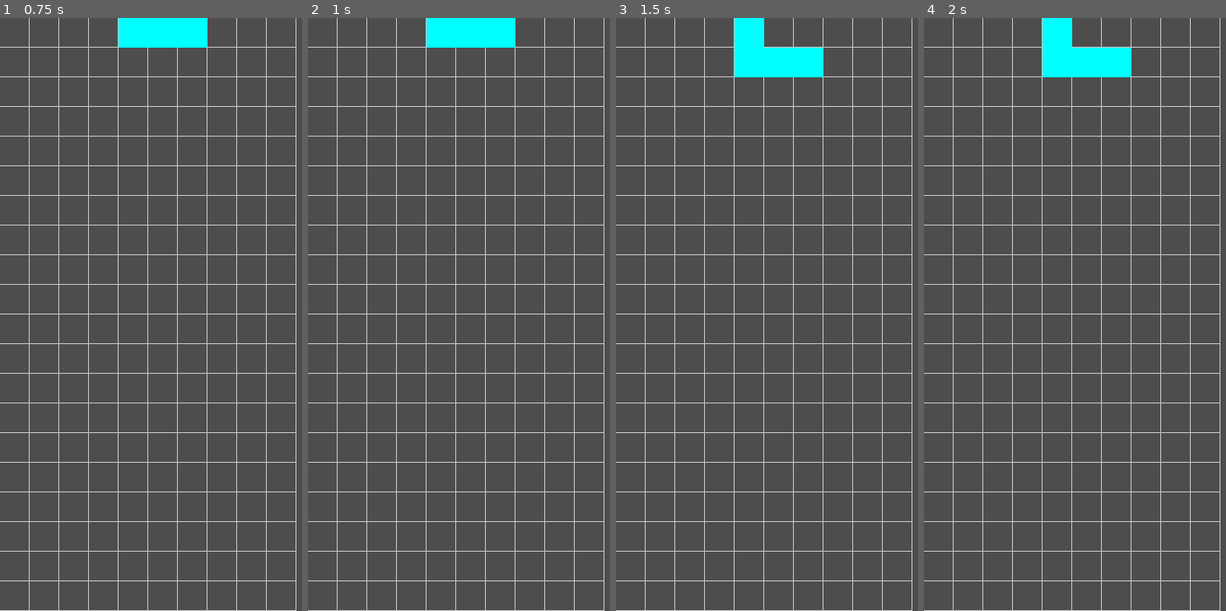
Above: before the commit, frames 1-4 (left to right).
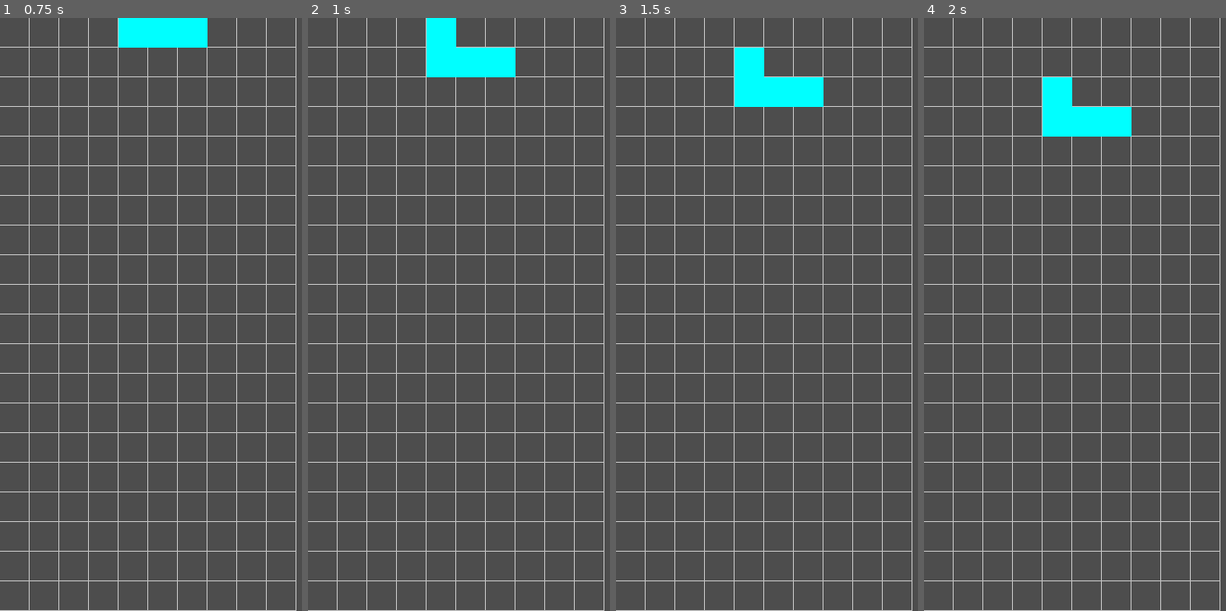
Above: after the commit, the same moments.

Repository: ChinZhengHong/Spectris
Game: Godot game, scene res://main.tscn
Two runs of this game, one before a commit and one after it. Both use one fixed random seed, a clock stepped at 60 frames per second and the inputs below.
Inputs:
- Up to frame 1 (0.75 s): tap Enter at 0.5 s; hold Right (ui_right) from 0.53 s (still down)
- Up to frame 2 (1 s): keep holding Right (ui_right)
- Up to frame 3 (1.5 s): tap Space at 1.25 s; release Right (ui_right) at 1.28 s; hold Down (ui_down) from 1.28 s (still down)
- Up to frame 4 (2 s): keep holding Down (ui_down)

Frame 1 is identical in both runs. In frame 2, 2.5% of the frame differs, in the area x 39-69%, y 0-10%; in frame 3, 2.9%; in frame 4, 3.9%, in the area x 39-69%, y 0-20%.

Commit message:
add timer, block move down every 1 second

Diff:
--- a/current_piece.gd
+++ b/current_piece.gd
@@ -36,3 +36,8 @@
 	elif event.is_action_pressed("ui_down"):
 		grid_position.y += 1
 		queue_redraw()
+
+
+func _on_timer_timeout() -> void:
+	grid_position.y += 1
+	queue_redraw()
--- a/main.tscn
+++ b/main.tscn
@@ -10,3 +10,8 @@
 
 [node name="CurrentPiece" type="Node2D" parent="."]
 script = ExtResource("2_mr8xx")
+
+[node name="Timer" type="Timer" parent="CurrentPiece"]
+autostart = true
+
+[connection signal="timeout" from="CurrentPiece/Timer" to="CurrentPiece" method="_on_timer_timeout"]
